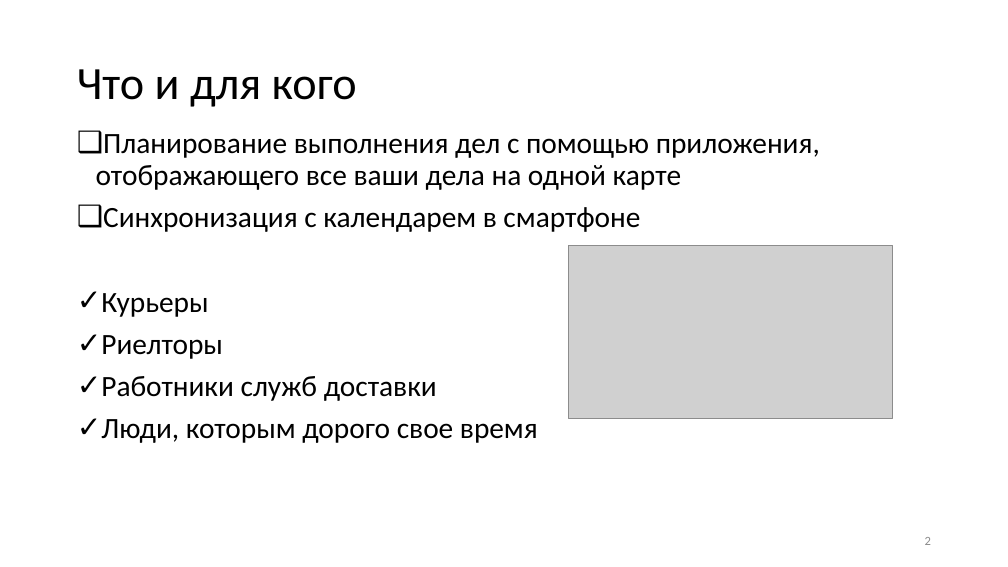
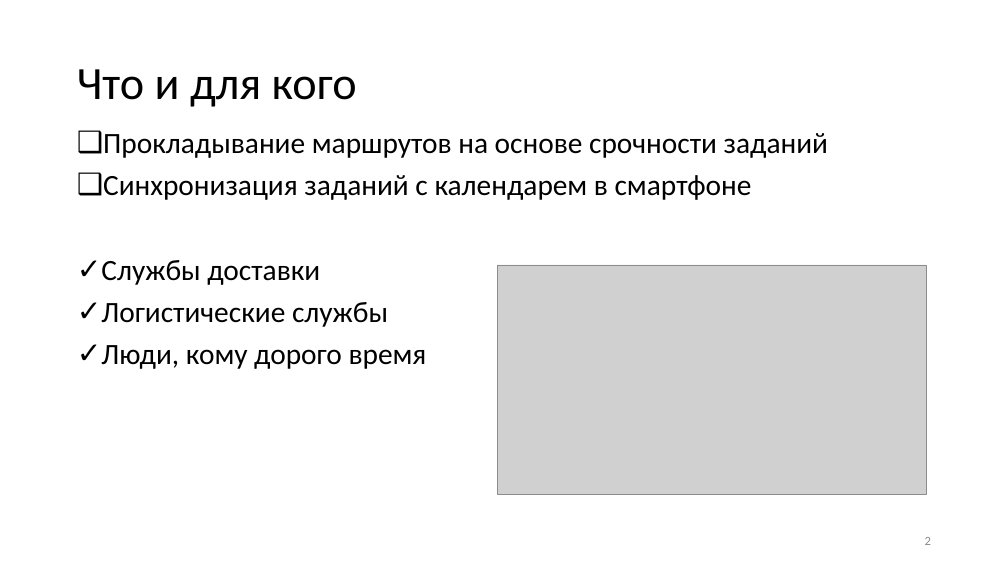
Before and after one commit to nocom91/GeoTime, a slide deck: slide 2 of Документы/GeoTimePresentation-remake.pptx. Drawn at 1008x567 pixels with LibreOffice and Linux fonts; fonts in the diff are those of the drawing; grey boxes stand for pictures; background and template pictures are left out. Boxes give left, top, right and bottom in pixels: in the first picture for what was removed or moved away, otherwise in the second. Text is boxed around its words. In the diff, an @@ line names an element or a change of style, - is before the commit and + after.

```diff
--- a/Документы/GeoTimePresentation-remake.pptx
+++ b/Документы/GeoTimePresentation-remake.pptx
@@ text at (x1=101, y1=133, x2=828, y2=369): text changed @@
-❑ Планирование выполнения дел с помощью приложения, отображающего все ваши дела на одной карте
-❑ Синхронизация с календарем в смартфоне
-✓ Курьеры
-✓ Риелторы
-✓ Работники служб доставки
-✓ Люди, которым дорого свое время
+❑ Прокладывание маршрутов на основе срочности заданий
+❑ Синхронизация заданий с календарем в смартфоне
+✓ Службы доставки
+✓ Логистические службы
+✓ Люди, кому дорого время
@@ picture resized from (x1=569, y1=245, x2=892, y2=418) to (x1=498, y1=265, x2=927, y2=495) @@
```
Also in this commit, not shown: 3 other slides changed, 1 other file.
